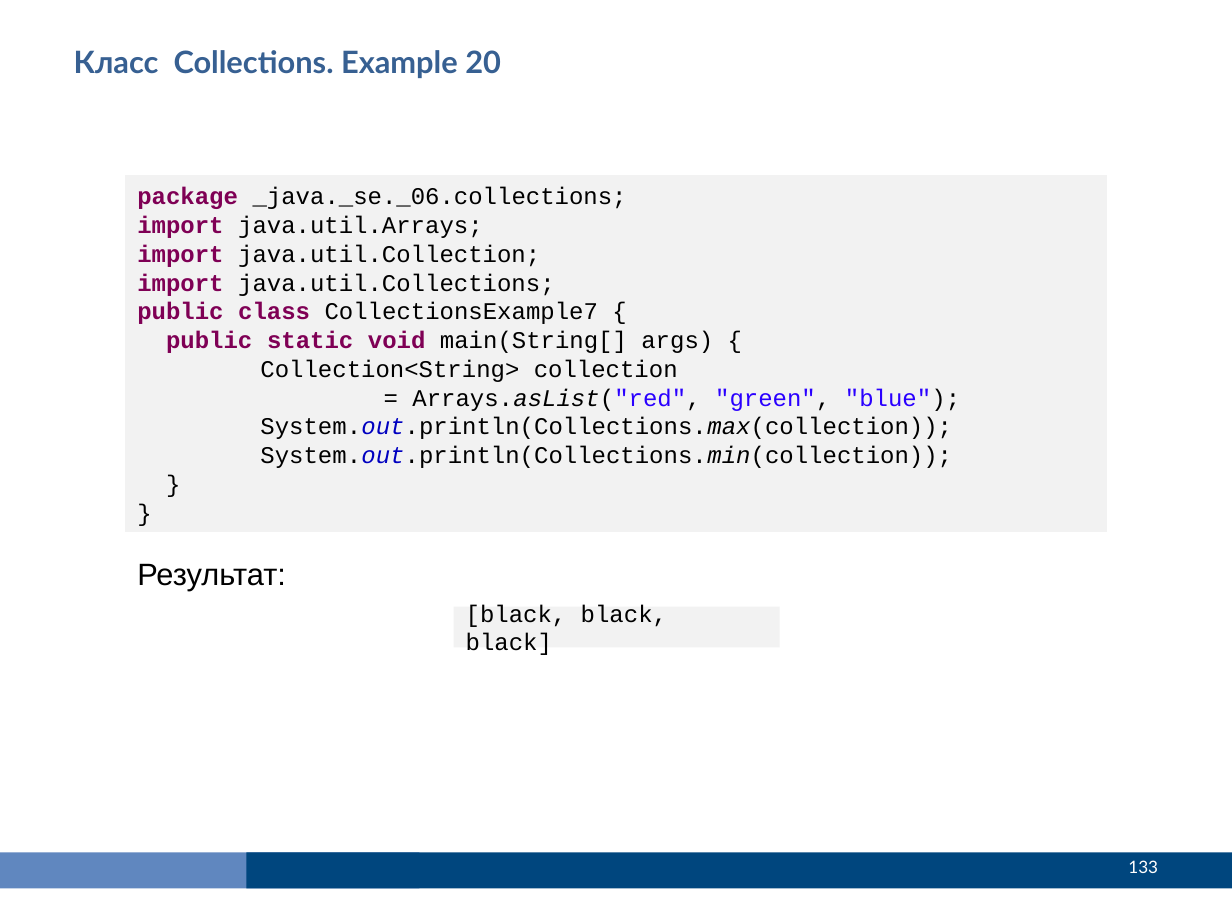
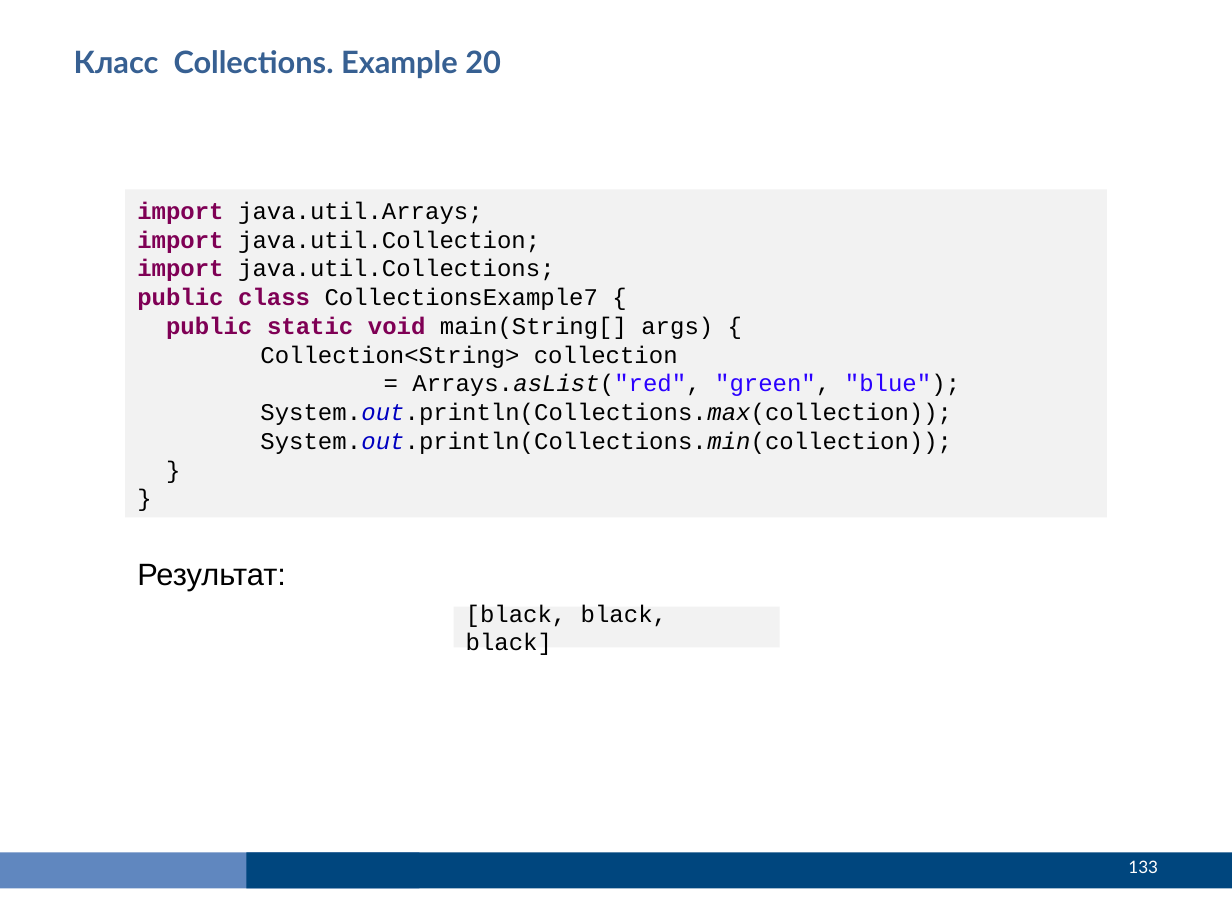
Before and after one commit to Vyacheslav2023/javase0111, a slide deck: slide 133 of presentation/JavaSE114Коллекции.pptx. Drawn at 1232x924 pixels with LibreOffice and Linux fonts; fonts in the diff are those of the drawing. Boxes give left, top, right and bottom in pixels: in the first picture for what was removed or moved away, otherwise in the second. Text is boxed around its words. In the diff, an @@ line names an element or a change of style, - is before the commit and + after.

```diff
--- a/presentation/JavaSE114Коллекции.pptx
+++ b/presentation/JavaSE114Коллекции.pptx
@@ rectangle "import java.util.Arrays;": place and size @@
-rectangle "import java.util.Arrays;" at (126,175,1108,532)
+rectangle "import java.util.Arrays;" at (126,190,1108,517)
@@ text in rectangle at (137,187,627,209): paragraph removed @@
-package _java._se._06.collections;
```
Also in this commit, not shown: 11 other slides changed, 50 other files.
